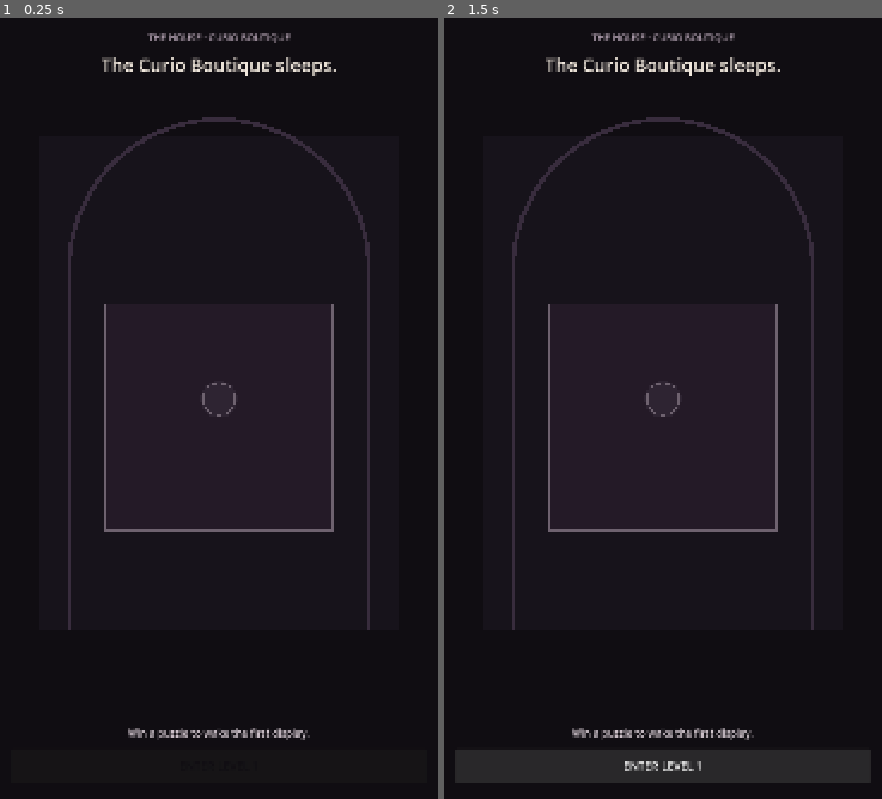
Above: before the commit, frames 1-2 (left to right).
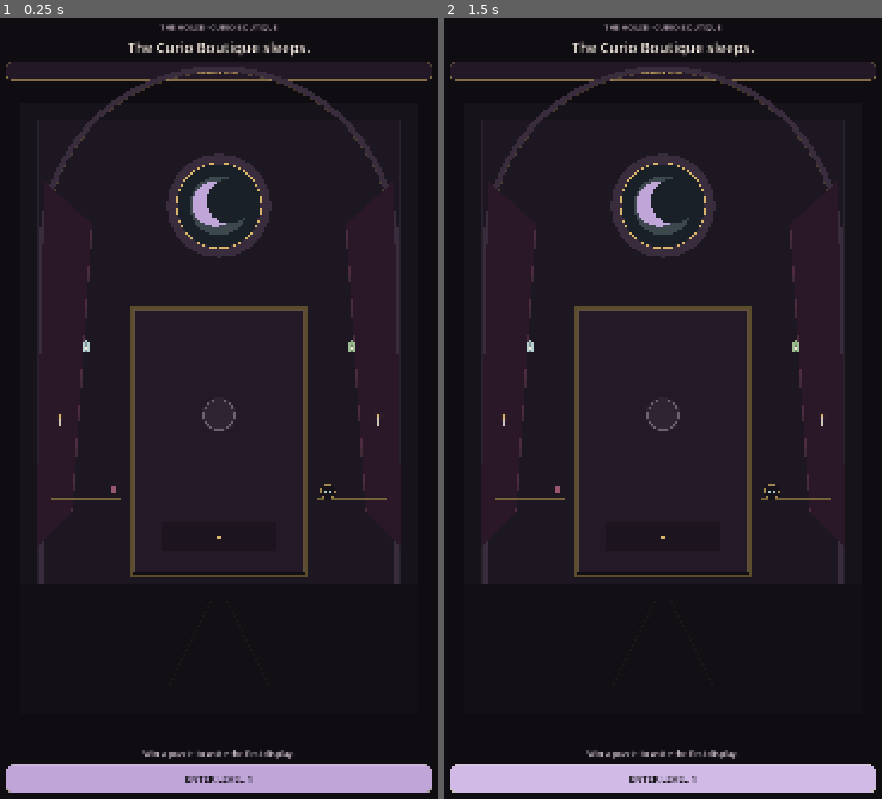
Above: after the commit, the same moments.

Repository: Jay-prodesign/akilta-match3
Game: Godot game, scene res://src/ui/home/house_home.tscn
Same seed, same stepped clock (60 frames per second), same inputs: the game is played once before the commit and once after it. This scene is started directly instead of the project's main scene.
Inputs:
- Up to frame 1 (0.25 s): no input
- Up to frame 2 (1.5 s): click "ENTER LEVEL 1" at 0.5 s; click "ENTER LEVEL 1" at 1.25 s

The runs differ from the first frame. In frame 1, 11% of the frame differs, in the area x 1-99%, y 0-100%; in frame 2, 13%.

Commit message:
feat: make Curio Boutique awakening desirable and legible

Diff:
--- a/src/ui/home/house_home.gd
+++ b/src/ui/home/house_home.gd
@@ -8,6 +8,7 @@
 @onready var room_view = $Layout/RoomView
 @onready var headline: Label = $Layout/Headline
 @onready var detail: Label = $Layout/Detail
+@onready var curio_label: Label = $Layout/CurioChip/Label
 @onready var play_button: Button = $Layout/PlayButton
 
 var progress
@@ -27,6 +28,7 @@
 	headline.text = String(state.get("headline", "The Curio Boutique sleeps."))
 	detail.text = String(state.get("detail", ""))
 	room_view.set_house_state(stage, owned_curios)
+	curio_label.text = "CURIO 01 · MOON CAMEO AWAKENED" if stage >= 1 else "DORMANT DISPLAY"
 	var next_level: int = int(progress.highest_level_unlocked) if progress != null else 1
 	play_button.text = "ENTER LEVEL %d" % next_level
 
--- a/src/ui/home/house_home.tscn
+++ b/src/ui/home/house_home.tscn
@@ -1,7 +1,50 @@
-[gd_scene load_steps=3 format=3]
+[gd_scene load_steps=7 format=3]
 
 [ext_resource type="Script" path="res://src/ui/home/house_home.gd" id="1_home"]
 [ext_resource type="Script" path="res://src/world/curio_boutique.gd" id="2_room"]
+
+[sub_resource type="StyleBoxFlat" id="ButtonNormal"]
+bg_color = Color(0.749, 0.647, 0.847, 1)
+border_width_left = 1
+border_width_top = 1
+border_width_right = 1
+border_width_bottom = 1
+border_color = Color(0.945, 0.91, 0.866, 0.32)
+corner_radius_top_left = 18
+corner_radius_top_right = 18
+corner_radius_bottom_right = 18
+corner_radius_bottom_left = 18
+
+[sub_resource type="StyleBoxFlat" id="ButtonHover"]
+bg_color = Color(0.82, 0.73, 0.9, 1)
+border_width_left = 1
+border_width_top = 1
+border_width_right = 1
+border_width_bottom = 1
+border_color = Color(0.945, 0.91, 0.866, 0.5)
+corner_radius_top_left = 18
+corner_radius_top_right = 18
+corner_radius_bottom_right = 18
+corner_radius_bottom_left = 18
+
+[sub_resource type="StyleBoxFlat" id="ButtonPressed"]
+bg_color = Color(0.65, 0.55, 0.75, 1)
+corner_radius_top_left = 18
+corner_radius_top_right = 18
+corner_radius_bottom_right = 18
+corner_radius_bottom_left = 18
+
+[sub_resource type="StyleBoxFlat" id="CurioChip"]
+bg_color = Color(0.141, 0.102, 0.153, 0.94)
+border_width_left = 1
+border_width_top = 1
+border_width_right = 1
+border_width_bottom = 1
+border_color = Color(0.851, 0.71, 0.416, 0.26)
+corner_radius_top_left = 14
+corner_radius_top_right = 14
+corner_radius_bottom_right = 14
+corner_radius_bottom_left = 14
 
 [node name="HouseHome" type="Control"]
 layout_mode = 3
@@ -26,31 +69,44 @@
 anchors_preset = 15
 anchor_right = 1.0
 anchor_bottom = 1.0
-offset_left = 42.0
-offset_top = 56.0
-offset_right = -42.0
-offset_bottom = -58.0
+offset_left = 28.0
+offset_top = 34.0
+offset_right = -28.0
+offset_bottom = -34.0
 grow_horizontal = 2
 grow_vertical = 2
-theme_override_constants/separation = 20
+theme_override_constants/separation = 12
 
 [node name="Eyebrow" type="Label" parent="Layout"]
 layout_mode = 2
 theme_override_colors/font_color = Color(0.663, 0.6, 0.659, 1)
-theme_override_font_sizes/font_size = 23
+theme_override_font_sizes/font_size = 19
 text = "THE HOUSE · CURIO BOUTIQUE"
 horizontal_alignment = 1
 
 [node name="Headline" type="Label" parent="Layout"]
 layout_mode = 2
 theme_override_colors/font_color = Color(0.945, 0.91, 0.866, 1)
-theme_override_font_sizes/font_size = 44
+theme_override_font_sizes/font_size = 34
 text = "The Curio Boutique sleeps."
 horizontal_alignment = 1
 autowrap_mode = 2
 
+[node name="CurioChip" type="PanelContainer" parent="Layout"]
+custom_minimum_size = Vector2(0, 44)
+layout_mode = 2
+theme_override_styles/panel = SubResource("CurioChip")
+
+[node name="Label" type="Label" parent="Layout/CurioChip"]
+layout_mode = 2
+theme_override_colors/font_color = Color(0.851, 0.71, 0.416, 1)
+theme_override_font_sizes/font_size = 18
+text = "DORMANT DISPLAY"
+horizontal_alignment = 1
+vertical_alignment = 1
+
 [node name="RoomView" type="Control" parent="Layout"]
-custom_minimum_size = Vector2(0, 1180)
+custom_minimum_size = Vector2(0, 610)
 layout_mode = 2
 size_flags_vertical = 3
 script = ExtResource("2_room")
@@ -58,14 +114,19 @@
 [node name="Detail" type="Label" parent="Layout"]
 layout_mode = 2
 theme_override_colors/font_color = Color(0.851, 0.804, 0.835, 1)
-theme_override_font_sizes/font_size = 24
+theme_override_font_sizes/font_size = 20
 text = "Win a puzzle to wake the first display."
 horizontal_alignment = 1
 autowrap_mode = 2
 
 [node name="PlayButton" type="Button" parent="Layout"]
-custom_minimum_size = Vector2(0, 82)
+custom_minimum_size = Vector2(0, 68)
 layout_mode = 2
 theme_override_colors/font_color = Color(0.0627, 0.051, 0.0706, 1)
-theme_override_font_sizes/font_size = 27
+theme_override_colors/font_hover_color = Color(0.0627, 0.051, 0.0706, 1)
+theme_override_colors/font_pressed_color = Color(0.0627, 0.051, 0.0706, 1)
+theme_override_font_sizes/font_size = 23
+theme_override_styles/normal = SubResource("ButtonNormal")
+theme_override_styles/hover = SubResource("ButtonHover")
+theme_override_styles/pressed = SubResource("ButtonPressed")
 text = "ENTER LEVEL 1"
--- a/src/world/curio_boutique.gd
+++ b/src/world/curio_boutique.gd
@@ -5,10 +5,14 @@
 const VELVET := Color("#17131B")
 const PLUM := Color("#241A27")
 const GLASS := Color("#2E2432")
+const RAISED := Color("#382C3D")
 const BONE := Color("#F1E8DD")
+const MIST := Color("#D9CDD5")
 const LILAC := Color("#BFA5D8")
+const CYAN := Color("#A9C6C8")
 const GOLD := Color("#D8B56A")
 const ROSE := Color("#C7728F")
+const LEAF := Color("#8BAF7C")
 
 var house_stage: int = 0
 var curios: Array[String] = []
@@ -20,50 +24,206 @@
 
 func _draw() -> void:
 	draw_rect(Rect2(Vector2.ZERO, size), INK, true)
-	var margin: float = size.x * 0.07
-	var room := Rect2(Vector2(margin, size.y * 0.08), Vector2(size.x - margin * 2.0, size.y * 0.78))
+	if size.x <= 1.0 or size.y <= 1.0:
+		return
+
+	var margin: float = size.x * 0.035
+	var room := Rect2(
+		Vector2(margin, size.y * 0.025),
+		Vector2(size.x - margin * 2.0, size.y * 0.93)
+	)
 	draw_rect(room, VELVET, true)
+	_draw_wall_panels(room)
 	_draw_arch(room)
-	_draw_cabinet(room)
+	_draw_moon_window(room)
+	_draw_side_shelves(room)
+	_draw_central_cabinet(room)
 	_draw_floor(room)
+	if house_stage >= 1:
+		_draw_awakened_sparkles(room)
+
+func _draw_wall_panels(room: Rect2) -> void:
+	var inset: float = room.size.x * 0.045
+	var wall := room.grow(-inset)
+	draw_rect(wall, Color("#1D1721"), true)
+	draw_rect(wall, Color(0.749, 0.647, 0.847, 0.10), false, 2.0)
+
+	var panel_top: float = wall.position.y + wall.size.y * 0.18
+	var panel_bottom: float = wall.position.y + wall.size.y * 0.70
+	for x_ratio in [0.11, 0.34, 0.66, 0.89]:
+		var x: float = lerpf(wall.position.x, wall.end.x, float(x_ratio))
+		draw_line(Vector2(x, panel_top), Vector2(x, panel_bottom), Color(0.663, 0.6, 0.659, 0.10), 1.0)
+	draw_line(
+		Vector2(wall.position.x, panel_bottom),
+		Vector2(wall.end.x, panel_bottom),
+		Color(0.663, 0.6, 0.659, 0.12),
+		2.0
+	)
 
 func _draw_arch(room: Rect2) -> void:
-	var center := Vector2(room.get_center().x, room.position.y + room.size.y * 0.27)
-	var radius: float = room.size.x * 0.42
-	draw_arc(center, radius, PI, TAU, 72, Color("#382C3D"), 10.0)
-	draw_line(Vector2(center.x - radius, center.y), Vector2(center.x - radius, room.end.y), Color("#382C3D"), 10.0)
-	draw_line(Vector2(center.x + radius, center.y), Vector2(center.x + radius, room.end.y), Color("#382C3D"), 10.0)
-
-func _draw_cabinet(room: Rect2) -> void:
+	var center := Vector2(room.get_center().x, room.position.y + room.size.y * 0.235)
+	var radius: float = room.size.x * 0.445
+	draw_arc(center, radius, PI, TAU, 72, RAISED, 13.0)
+	draw_arc(center, radius - 8.0, PI, TAU, 72, Color(0.851, 0.71, 0.416, 0.24), 2.0)
+	draw_line(Vector2(center.x - radius, center.y), Vector2(center.x - radius, room.end.y), RAISED, 13.0)
+	draw_line(Vector2(center.x + radius, center.y), Vector2(center.x + radius, room.end.y), RAISED, 13.0)
+
+	# Velvet curtain suggestions keep the room intimate without hiding the cabinet.
+	var curtain_left := PackedVector2Array([
+		Vector2(room.position.x + room.size.x * 0.06, room.position.y + room.size.y * 0.13),
+		Vector2(room.position.x + room.size.x * 0.18, room.position.y + room.size.y * 0.20),
+		Vector2(room.position.x + room.size.x * 0.13, room.position.y + room.size.y * 0.67),
+		Vector2(room.position.x + room.size.x * 0.04, room.position.y + room.size.y * 0.73)
+	])
+	var curtain_right := PackedVector2Array([
+		Vector2(room.end.x - room.size.x * 0.06, room.position.y + room.size.y * 0.13),
+		Vector2(room.end.x - room.size.x * 0.18, room.position.y + room.size.y * 0.20),
+		Vector2(room.end.x - room.size.x * 0.13, room.position.y + room.size.y * 0.67),
+		Vector2(room.end.x - room.size.x * 0.04, room.position.y + room.size.y * 0.73)
+	])
+	draw_colored_polygon(curtain_left, Color("#2A1828"))
+	draw_colored_polygon(curtain_right, Color("#2A1828"))
+	draw_line(curtain_left[1], curtain_left[2], Color(0.78, 0.45, 0.56, 0.22), 3.0)
+	draw_line(curtain_right[1], curtain_right[2], Color(0.78, 0.45, 0.56, 0.22), 3.0)
+
+func _draw_moon_window(room: Rect2) -> void:
+	var c := Vector2(room.get_center().x, room.position.y + room.size.y * 0.17)
+	var r: float = room.size.x * 0.105
+	draw_circle(c, r * 1.24, RAISED)
+	draw_circle(c, r, Color("#1A2028"))
+	draw_circle(c, r * 0.70, Color(0.663, 0.776, 0.784, 0.24))
+	draw_circle(c - Vector2(r * 0.10, r * 0.04), r * 0.54, LILAC)
+	draw_circle(c + Vector2(r * 0.24, -r * 0.10), r * 0.53, Color("#1A2028"))
+	draw_arc(c, r * 1.02, 0.0, TAU, 48, GOLD, 2.0)
+
+func _draw_side_shelves(room: Rect2) -> void:
+	var shelf_y0: float = room.position.y + room.size.y * 0.42
+	var shelf_gap: float = room.size.y * 0.115
+	var left_x0: float = room.position.x + room.size.x * 0.075
+	var left_x1: float = room.position.x + room.size.x * 0.255
+	var right_x0: float = room.end.x - room.size.x * 0.255
+	var right_x1: float = room.end.x - room.size.x * 0.075
+
+	for i in range(3):
+		var y: float = shelf_y0 + shelf_gap * float(i)
+		draw_line(Vector2(left_x0, y), Vector2(left_x1, y), GOLD.darkened(0.45), 3.0)
+		draw_line(Vector2(right_x0, y), Vector2(right_x1, y), GOLD.darkened(0.45), 3.0)
+
+	_draw_bottle(Vector2((left_x0 + left_x1) * 0.5, shelf_y0 - 14.0), CYAN, 0.85)
+	_draw_candle(Vector2(left_x0 + 22.0, shelf_y0 + shelf_gap - 4.0), 0.78)
+	_draw_bottle(Vector2(left_x1 - 20.0, shelf_y0 + shelf_gap * 2.0 - 13.0), ROSE, 0.68)
+
+	_draw_bottle(Vector2((right_x0 + right_x1) * 0.5, shelf_y0 - 14.0), LEAF, 0.75)
+	_draw_candle(Vector2(right_x1 - 22.0, shelf_y0 + shelf_gap - 4.0), 0.88)
+	_draw_moth_frame(Vector2(right_x0 + 28.0, shelf_y0 + shelf_gap * 2.0 - 18.0), 17.0)
+
+func _draw_central_cabinet(room: Rect2) -> void:
 	var cabinet := Rect2(
-		Vector2(room.position.x + room.size.x * 0.18, room.position.y + room.size.y * 0.34),
-		Vector2(room.size.x * 0.64, room.size.y * 0.46)
-	)
+		Vector2(room.position.x + room.size.x * 0.285, room.position.y + room.size.y * 0.34),
+		Vector2(room.size.x * 0.43, room.size.y * 0.43)
+	)
+	draw_rect(cabinet.grow(8.0), Color("#120F15"), true)
+	draw_rect(cabinet.grow(6.0), GOLD.darkened(0.58), false, 5.0)
 	draw_rect(cabinet, PLUM, true)
-	draw_rect(cabinet, Color("#6E626F"), false, 4.0)
-	var shelf_y: float = cabinet.position.y + cabinet.size.y * 0.58
-	draw_line(Vector2(cabinet.position.x, shelf_y), Vector2(cabinet.end.x, shelf_y), Color("#6E626F"), 4.0)
-	var glow_center := cabinet.get_center() - Vector2(0, cabinet.size.y * 0.08)
+	draw_rect(cabinet, Color(0.851, 0.71, 0.416, 0.34), false, 2.0)
+
+	var shelf_y: float = cabinet.position.y + cabinet.size.y * 0.68
+	draw_line(Vector2(cabinet.position.x, shelf_y), Vector2(cabinet.end.x, shelf_y), GOLD.darkened(0.5), 3.0)
+
+	var glow_center := cabinet.get_center() - Vector2(0, cabinet.size.y * 0.10)
 	if house_stage >= 1:
-		draw_circle(glow_center, cabinet.size.x * 0.29, Color(0.749, 0.647, 0.847, 0.08))
-		draw_circle(glow_center, cabinet.size.x * 0.18, Color(0.749, 0.647, 0.847, 0.10))
-		_draw_moon_cameo(glow_center)
+		draw_circle(glow_center, cabinet.size.x * 0.39, Color(0.749, 0.647, 0.847, 0.055))
+		draw_circle(glow_center, cabinet.size.x * 0.29, Color(0.749, 0.647, 0.847, 0.085))
+		draw_circle(glow_center, cabinet.size.x * 0.20, Color(0.851, 0.71, 0.416, 0.05))
+		_draw_moon_cameo(glow_center, cabinet.size.x * 0.18)
+		_draw_candle(Vector2(cabinet.position.x + cabinet.size.x * 0.18, shelf_y - 5.0), 0.66)
+		_draw_candle(Vector2(cabinet.end.x - cabinet.size.x * 0.18, shelf_y - 5.0), 0.66)
 	else:
-		draw_circle(glow_center, cabinet.size.x * 0.08, GLASS)
-		draw_arc(glow_center, cabinet.size.x * 0.07, 0.0, TAU, 32, Color("#6E626F"), 3.0)
-
-func _draw_moon_cameo(center: Vector2) -> void:
-	var radius: float = size.x * 0.075
-	draw_circle(center, radius * 1.32, Color("#382C3D"))
-	draw_arc(center, radius * 1.18, 0.0, TAU, 48, GOLD, 4.0)
-	draw_circle(center, radius * 0.74, LILAC)
-	draw_circle(center + Vector2(radius * 0.28, -radius * 0.12), radius * 0.63, PLUM)
-	draw_circle(center + Vector2(-radius * 0.18, radius * 0.02), radius * 0.08, BONE)
-	draw_circle(center + Vector2(0, radius * 1.62), radius * 0.12, ROSE)
+		draw_circle(glow_center, cabinet.size.x * 0.10, GLASS)
+		draw_arc(glow_center, cabinet.size.x * 0.09, 0.0, TAU, 32, Color("#6E626F"), 3.0)
+
+	# Drawer / hardware gives the display physical permanence.
+	var drawer := Rect2(
+		Vector2(cabinet.position.x + cabinet.size.x * 0.16, cabinet.end.y - cabinet.size.y * 0.19),
+		Vector2(cabinet.size.x * 0.68, cabinet.size.y * 0.11)
+	)
+	draw_rect(drawer, Color("#1C151F"), true)
+	draw_rect(drawer, Color(0.851, 0.71, 0.416, 0.22), false, 1.0)
+	draw_circle(drawer.get_center(), 3.5, GOLD)
+
+func _draw_moon_cameo(center: Vector2, radius: float) -> void:
+	draw_circle(center, radius * 1.42, Color("#161119"))
+	draw_circle(center, radius * 1.30, RAISED)
+	draw_arc(center, radius * 1.22, 0.0, TAU, 48, GOLD, 4.0)
+	draw_circle(center, radius * 0.78, LILAC)
+	draw_circle(center + Vector2(radius * 0.29, -radius * 0.12), radius * 0.66, PLUM)
+	draw_circle(center + Vector2(-radius * 0.20, radius * 0.02), radius * 0.08, BONE)
+	draw_circle(center + Vector2(0, radius * 1.58), radius * 0.12, ROSE)
+	draw_arc(center, radius * 1.48, -PI * 0.25, PI * 0.25, 24, Color(0.851, 0.71, 0.416, 0.32), 2.0)
+
+func _draw_bottle(base: Vector2, color: Color, scale: float) -> void:
+	var w: float = 14.0 * scale
+	var h: float = 30.0 * scale
+	var body := Rect2(base - Vector2(w * 0.5, h), Vector2(w, h))
+	draw_rect(body, color.darkened(0.24), true)
+	draw_rect(body, color.lightened(0.18), false, 1.5)
+	var neck := Rect2(Vector2(base.x - w * 0.22, base.y - h - 8.0 * scale), Vector2(w * 0.44, 9.0 * scale))
+	draw_rect(neck, color, true)
+	draw_circle(Vector2(base.x, base.y - h * 0.48), 2.4 * scale, BONE)
+
+func _draw_candle(base: Vector2, scale: float) -> void:
+	var w: float = 9.0 * scale
+	var h: float = 27.0 * scale
+	draw_rect(Rect2(base - Vector2(w * 0.5, h), Vector2(w, h)), BONE.darkened(0.15), true)
+	var flame := PackedVector2Array([
+		base - Vector2(0, h + 12.0 * scale),
+		base + Vector2(5.0 * scale, -h - 3.0 * scale),
+		base + Vector2(0, -h + 1.0 * scale),
+		base + Vector2(-5.0 * scale, -h - 3.0 * scale)
+	])
+	draw_colored_polygon(flame, GOLD)
+	draw_circle(base - Vector2(0, h + 4.0 * scale), 13.0 * scale, Color(0.851, 0.71, 0.416, 0.035))
+
+func _draw_moth_frame(center: Vector2, radius: float) -> void:
+	draw_circle(center, radius * 1.15, Color("#151219"))
+	draw_arc(center, radius, 0.0, TAU, 36, GOLD.darkened(0.25), 2.0)
+	var left := PackedVector2Array([
+		center + Vector2(-2, -1),
+		center + Vector2(-radius * 0.65, -radius * 0.35),
+		center + Vector2(-radius * 0.50, radius * 0.48)
+	])
+	var right := PackedVector2Array([
+		center + Vector2(2, -1),
+		center + Vector2(radius * 0.65, -radius * 0.35),
+		center + Vector2(radius * 0.50, radius * 0.48)
+	])
+	draw_colored_polygon(left, CYAN)
+	draw_colored_polygon(right, CYAN)
 
 func _draw_floor(room: Rect2) -> void:
-	var y: float = room.end.y
-	draw_line(Vector2(room.position.x, y), Vector2(room.end.x, y), GOLD, 2.0)
+	var horizon_y: float = room.position.y + room.size.y * 0.79
+	draw_rect(
+		Rect2(Vector2(room.position.x, horizon_y), Vector2(room.size.x, room.end.y - horizon_y)),
+		Color("#120F15"),
+		true
+	)
+	draw_line(Vector2(room.position.x, horizon_y), Vector2(room.end.x, horizon_y), GOLD.darkened(0.45), 2.0)
 	for i in range(1, 5):
 		var t: float = float(i) / 5.0
-		draw_line(Vector2(room.position.x, lerpf(y, size.y, t)), Vector2(room.end.x, lerpf(y, size.y, t)), Color(0.851, 0.71, 0.416, 0.09), 1.0)
+		var y: float = lerpf(horizon_y, room.end.y, t)
+		draw_line(Vector2(room.position.x, y), Vector2(room.end.x, y), Color(0.851, 0.71, 0.416, 0.07), 1.0)
+	var center_x: float = room.get_center().x
+	for x_ratio in [0.18, 0.34, 0.66, 0.82]:
+		var x: float = lerpf(room.position.x, room.end.x, float(x_ratio))
+		draw_line(Vector2(center_x, horizon_y), Vector2(x, room.end.y), Color(0.851, 0.71, 0.416, 0.05), 1.0)
+
+func _draw_awakened_sparkles(room: Rect2) -> void:
+	var points: Array[Vector2] = [
+		Vector2(room.position.x + room.size.x * 0.24, room.position.y + room.size.y * 0.29),
+		Vector2(room.end.x - room.size.x * 0.22, room.position.y + room.size.y * 0.32),
+		Vector2(room.position.x + room.size.x * 0.19, room.position.y + room.size.y * 0.58),
+		Vector2(room.end.x - room.size.x * 0.18, room.position.y + room.size.y * 0.54)
+	]
+	for p in points:
+		draw_line(p - Vector2(5, 0), p + Vector2(5, 0), Color(0.945, 0.91, 0.866, 0.45), 1.0)
+		draw_line(p - Vector2(0, 5), p + Vector2(0, 5), Color(0.945, 0.91, 0.866, 0.45), 1.0)
